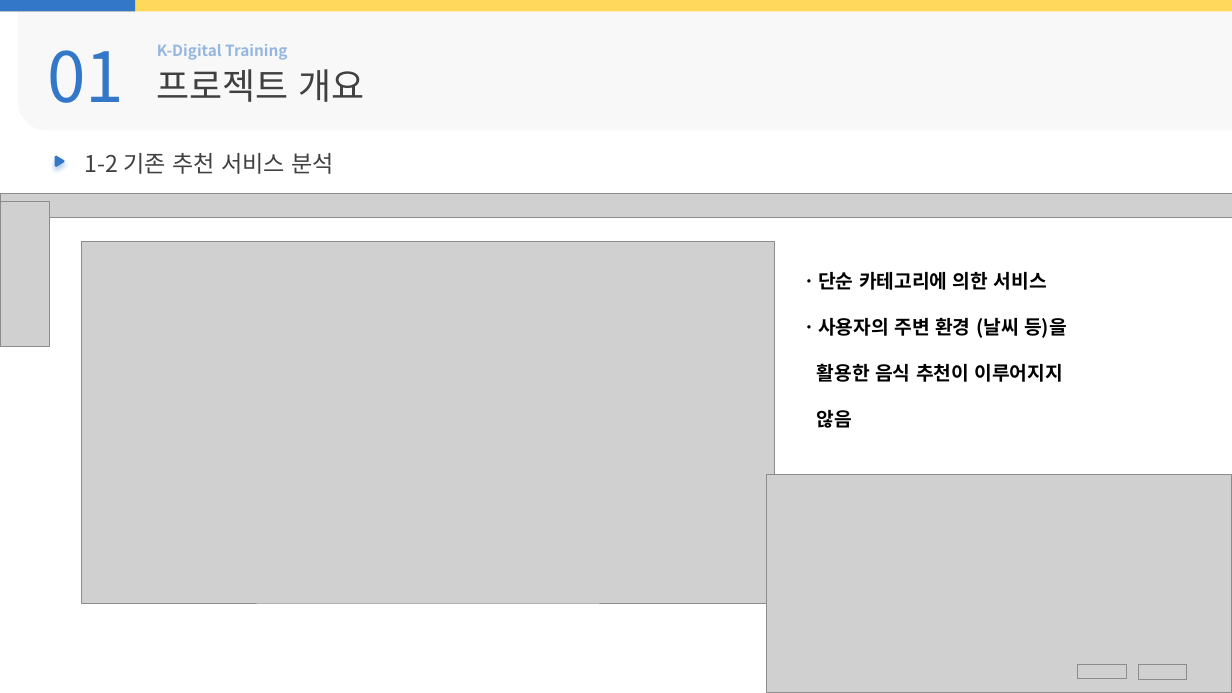
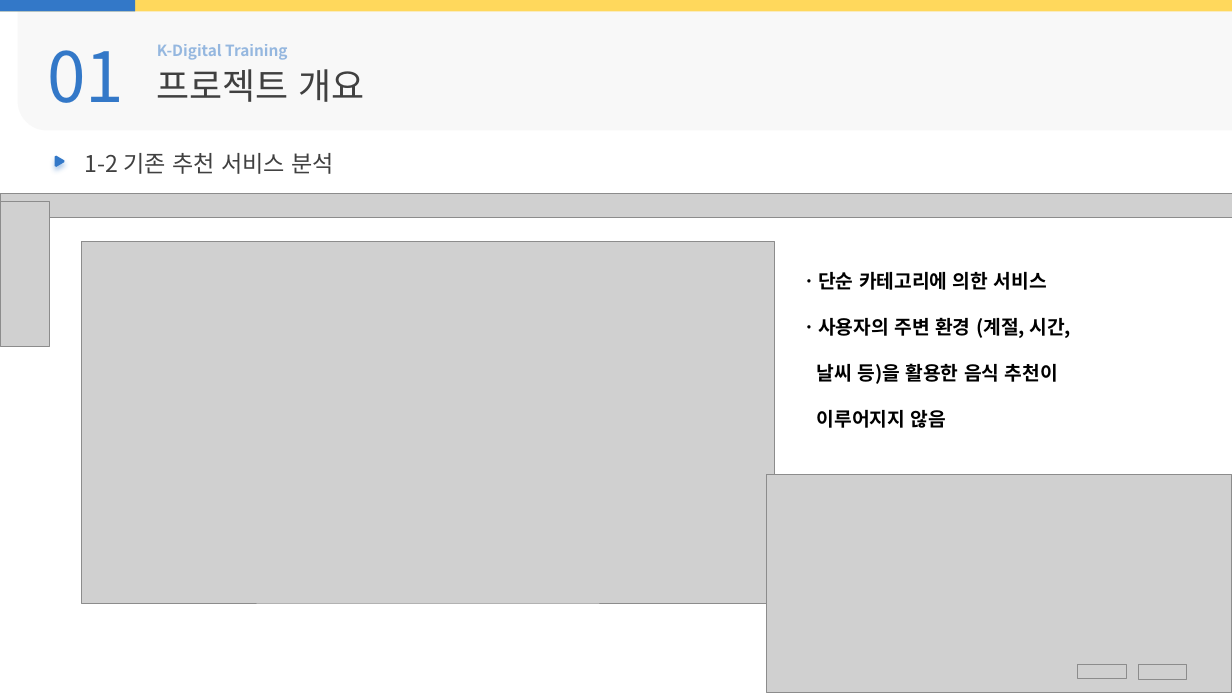
Before and after one commit to Hiddle00/project2_weather, a slide deck: slide 4 of 최종발표/05.D팀_최종발표.pptx. Drawn at 1232x693 pixels with LibreOffice and Linux fonts; fonts in the diff are those of the drawing; grey boxes stand for pictures; background and template pictures are left out. Boxes give left, top, right and bottom in pixels: in the first picture for what was removed or moved away, otherwise in the second. Text is boxed around its words. In the diff, an @@ line names an element or a change of style, - is before the commit and + after.

```diff
--- a/최종발표/05.D팀_최종발표.pptx
+++ b/최종발표/05.D팀_최종발표.pptx
@@ text at [801,317,1071,428]: text changed @@
-ㆍ사용자의 주변 환경 (날씨 등)을
-활용한 음식 추천이 이루어지지
-않음
+ㆍ사용자의 주변 환경 (계절, 시간,
+날씨 등)을 활용한 음식 추천이
+이루어지지 않음
```
Also in this commit, not shown: 16 other slides changed, 9 other files.
